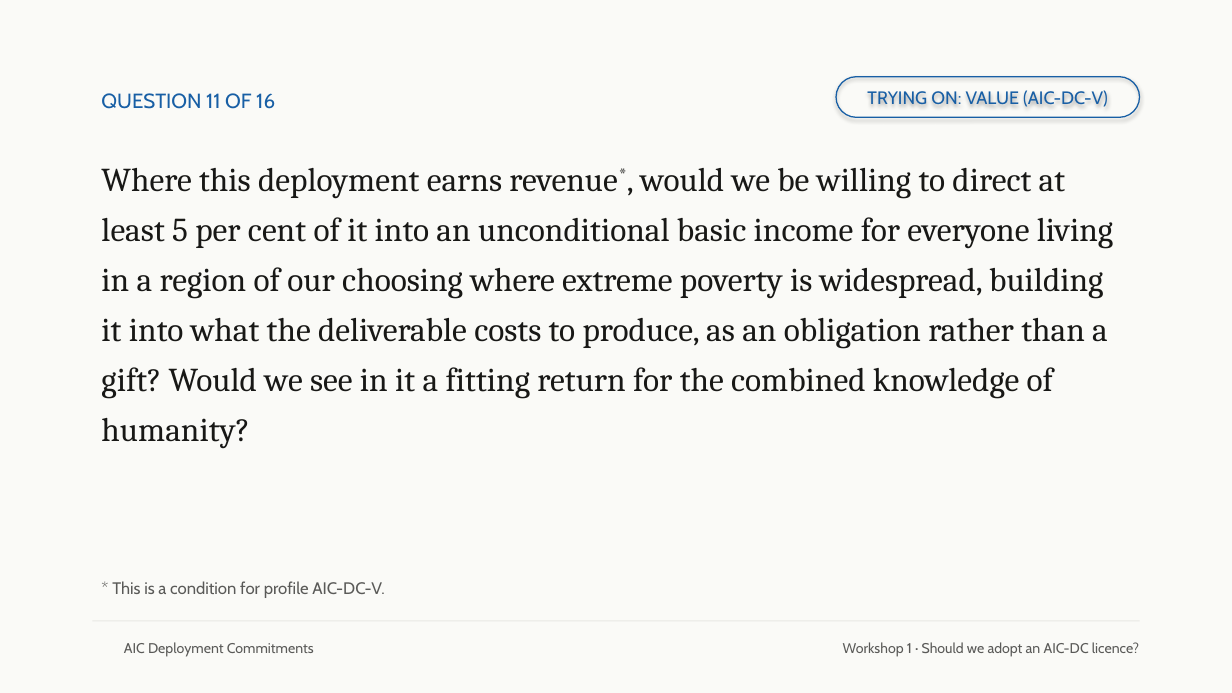
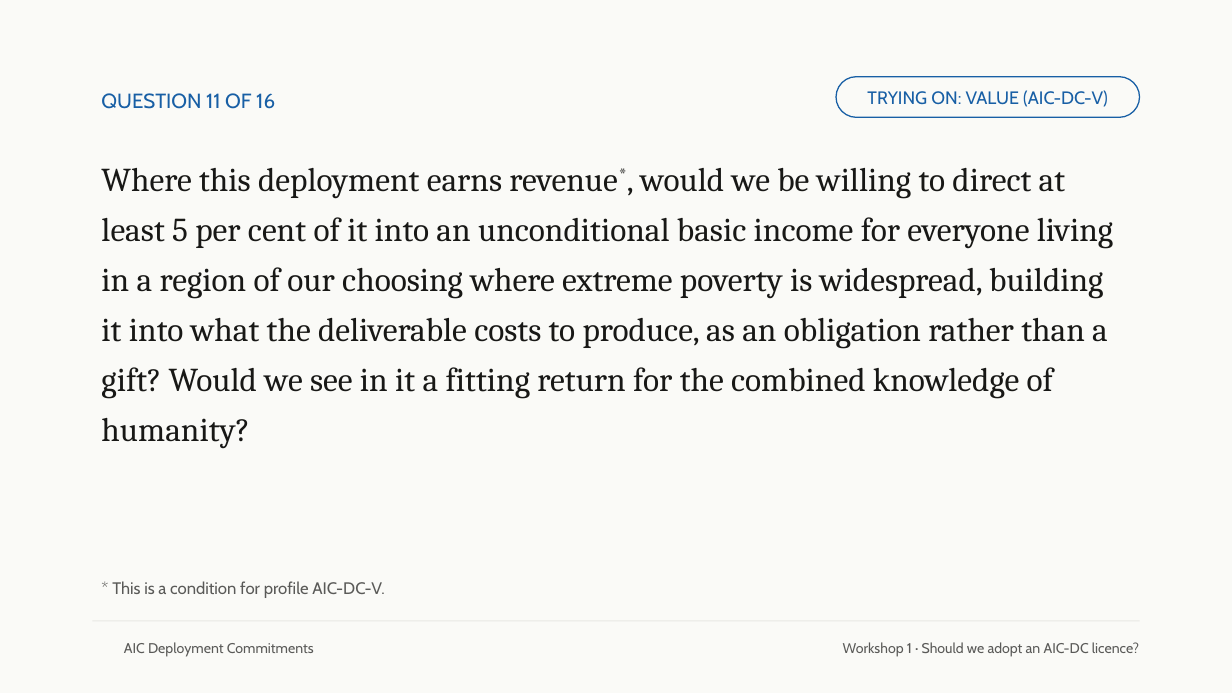
Before and after one commit to emlenartowicz/aic-dc-decks, a slide deck: slide 21 of chapter-5-1/chapter-5-1.odp. Drawn at 1232x693 pixels with LibreOffice and Linux fonts; fonts in the diff are those of the drawing; background and template pictures are left out. Boxes give left, top, right and bottom in pixels: in the first picture for what was removed or moved away, otherwise in the second. Text is boxed around its words. In the diff, an @@ line names an element or a change of style, - is before the commit and + after.

```diff
--- a/chapter-5-1/chapter-5-1.odp
+++ b/chapter-5-1/chapter-5-1.odp
@@ rounded rectangle "TRYING ON: VALUE (AIC-DC-V)" at bbox=[836, 77, 1140, 117]: shadow off @@
```
Also in this commit, not shown: 7 other slides changed, 2 other files.
